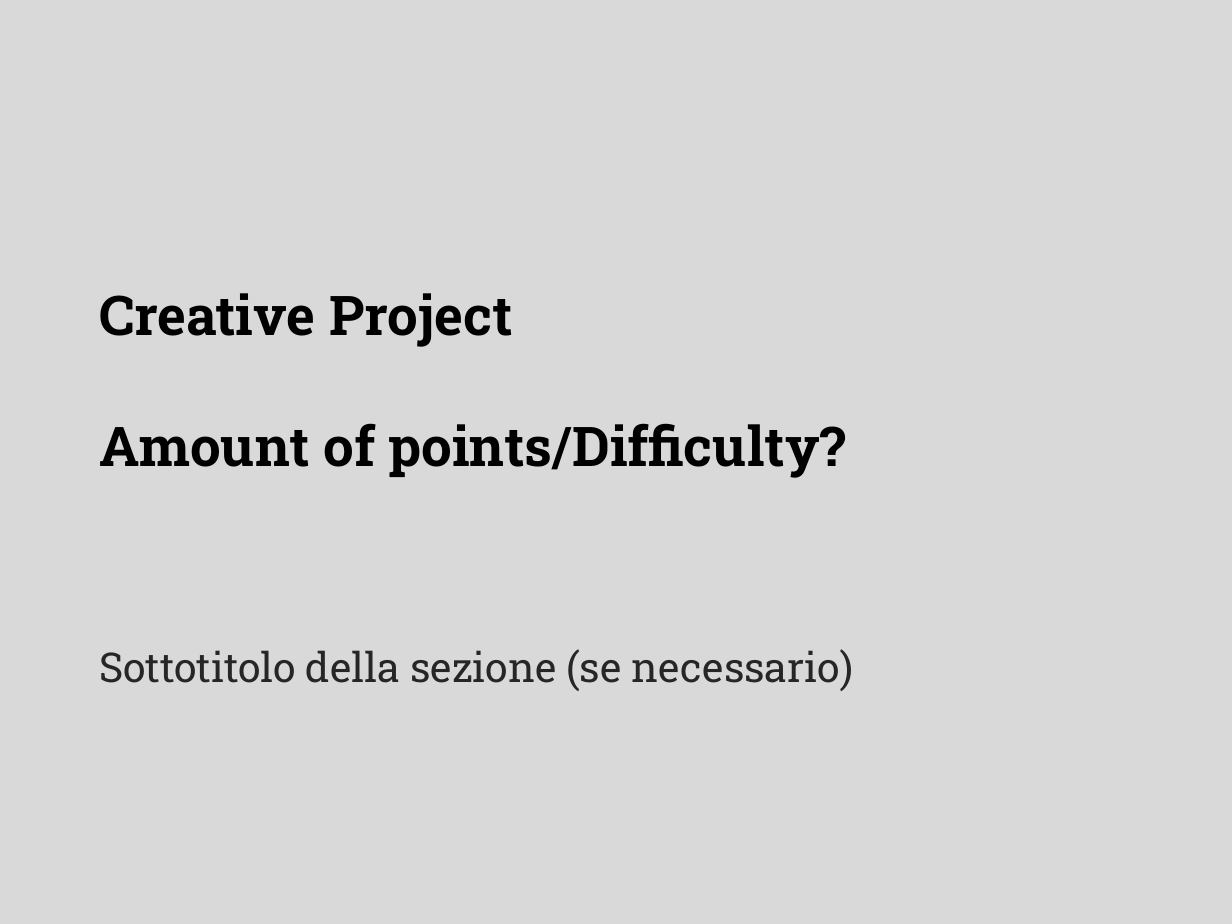
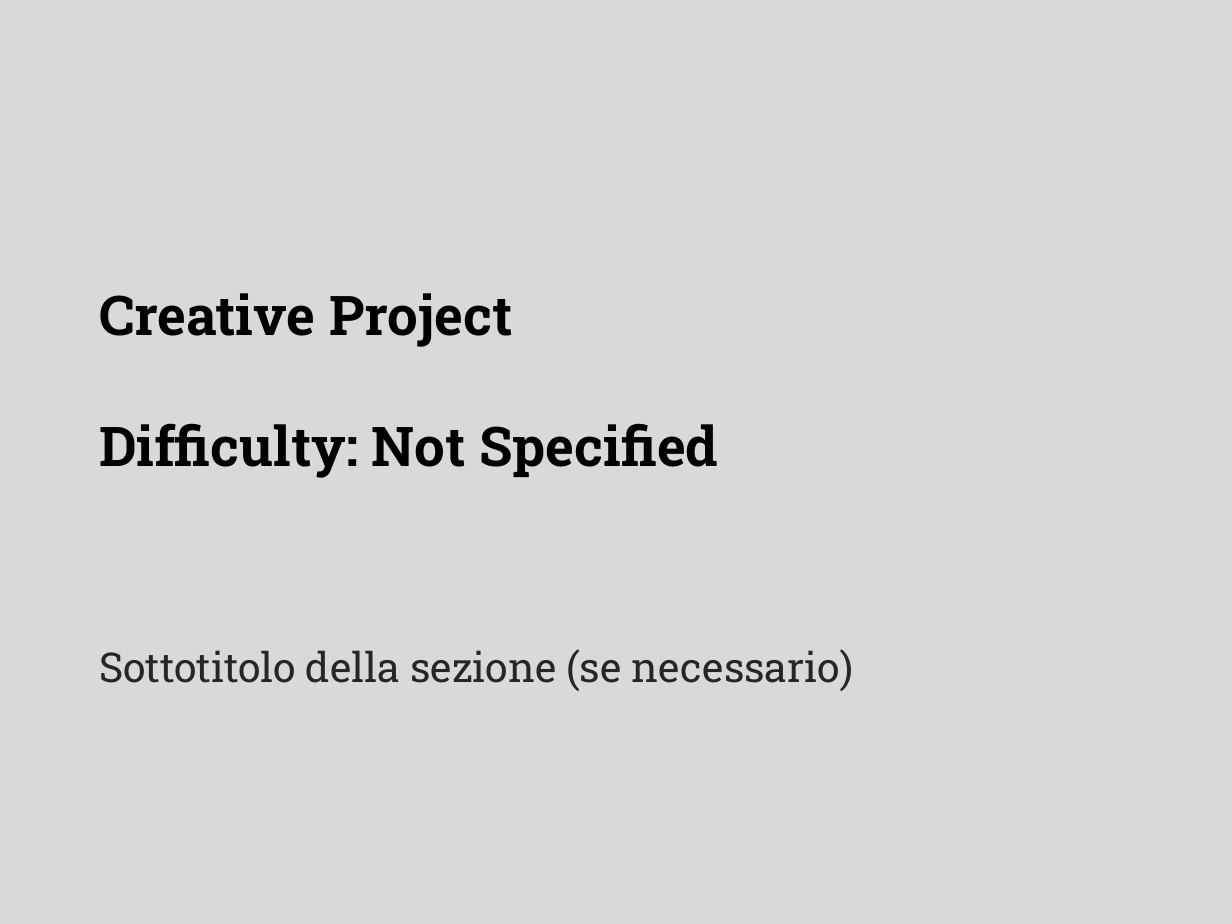
Before and after one commit to inkeaton/TakeThemOut, a slide deck: slide 2 of S4965918_SDAI_NLP_Slides.odp. Drawn at 1232x924 pixels with LibreOffice and Linux fonts; fonts in the diff are those of the drawing; background and template pictures are left out. Boxes give left, top, right and bottom in pixels: in the first picture for what was removed or moved away, otherwise in the second. Text is boxed around its words. In the diff, an @@ line names an element or a change of style, - is before the commit and + after.

Commit message:
working on slides

```diff
--- a/S4965918_SDAI_NLP_Slides.odp
+++ b/S4965918_SDAI_NLP_Slides.odp
@@ title at [99,293,718,478]: text changed @@
-Creative Project
-Amount of points/Difficulty?
+Creative Project
+Difficulty: Not Specified
```
Also in this commit, not shown: 28 slides added, 2 slides removed, 9 other files.
